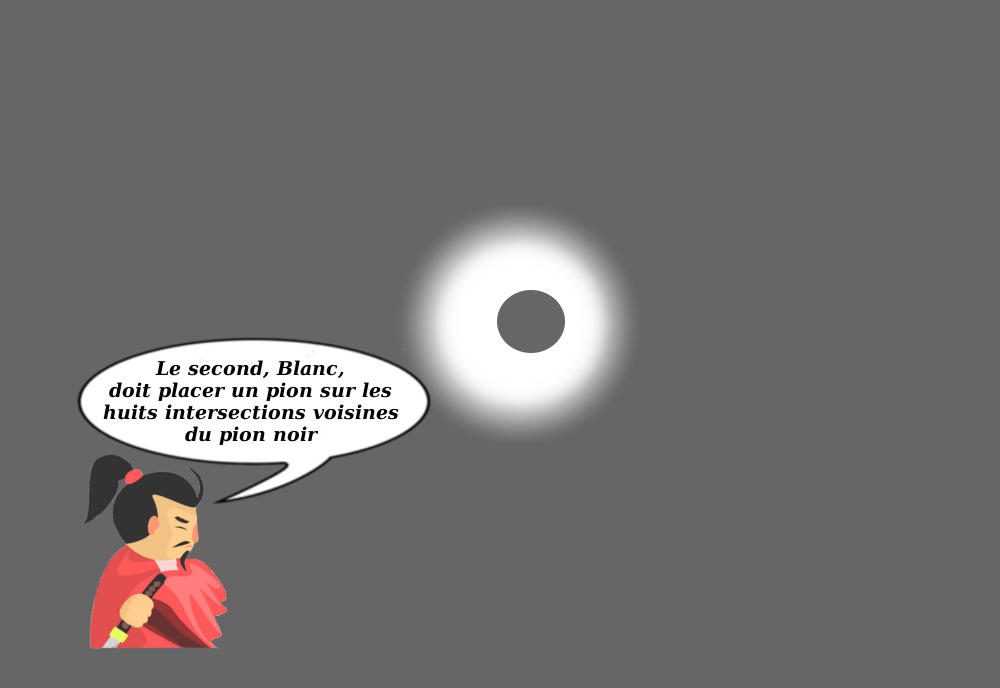
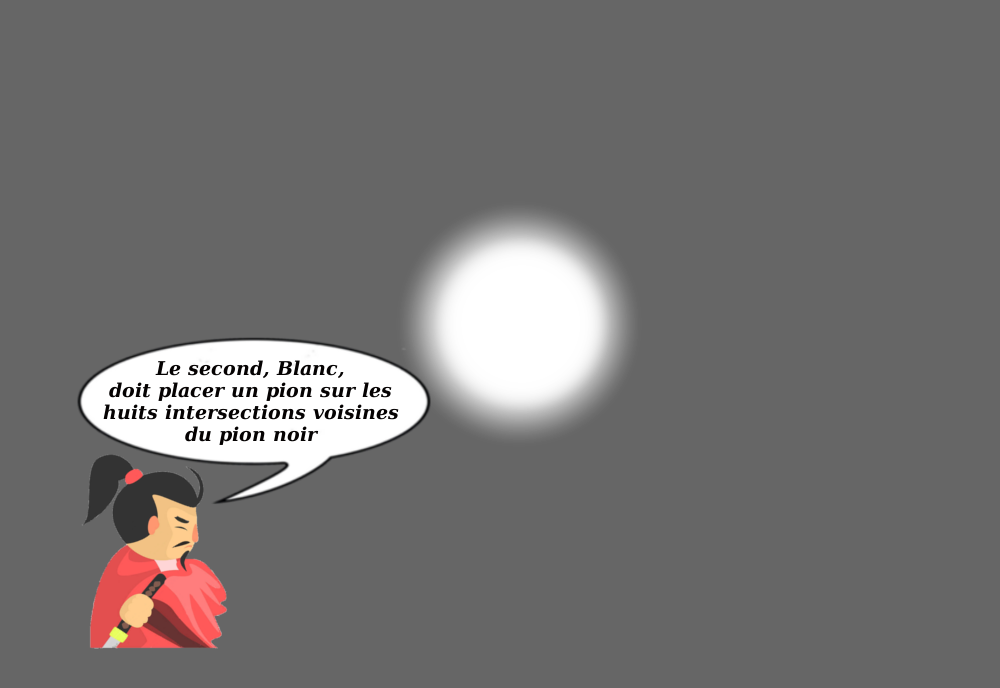
Two versions of the same layered image (1000 x 688). Layer-by-layer changes:
removed layer "Calque Copié #1" (was 60%) over [497,290,565,353]
